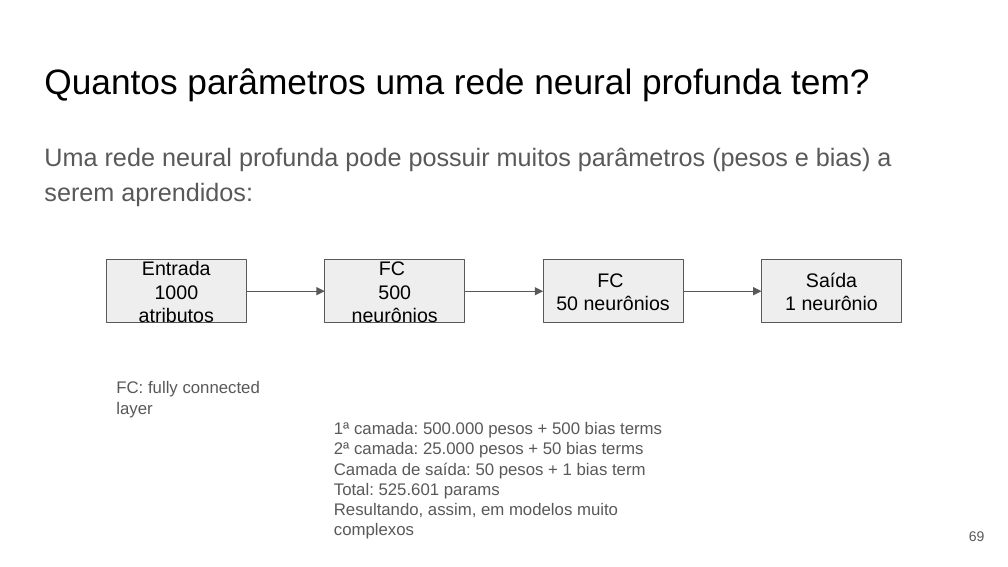
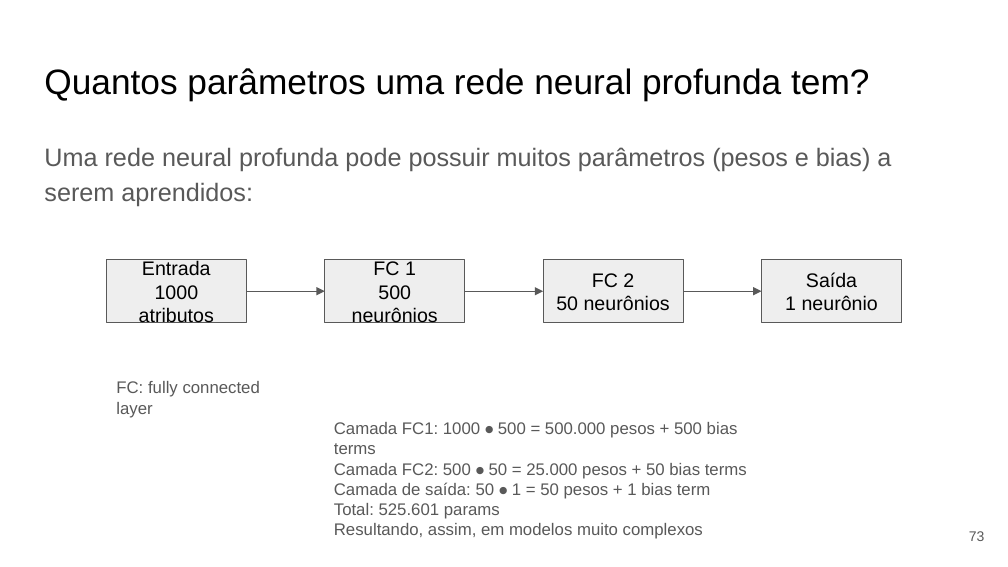
Before and after one commit to Redes-Neurais-2025-1/G5_DescidasGradiente_Fitting_Regularizacao, a slide deck: slide 73 of documentos/apresentacao.pptx (slide 69 before the commit). Drawn at 1008x567 pixels with LibreOffice and Linux fonts; fonts in the diff are those of the drawing. Boxes give left, top, right and bottom in pixels: in the first picture for what was removed or moved away, otherwise in the second. Text is boxed around its words. In the diff, an @@ line names an element or a change of style, - is before the commit and + after.

```diff
--- a/documentos/apresentacao.pptx
+++ b/documentos/apresentacao.pptx
@@ text in rectangle at [373, 261, 416, 275]: text changed @@
-FC
+FC 1
@@ text in rectangle at [592, 273, 634, 288]: text changed @@
-FC
+FC 2
@@ text at [334, 422, 747, 499]: text changed @@
-1ª camada: 500.000 pesos + 500 bias terms
-2ª camada: 25.000 pesos + 50 bias terms
-Camada de saída: 50 pesos + 1 bias term
+Camada FC1: 1000 ⦁ 500 = 500.000 pesos + 500 bias terms
+Camada FC2: 500 ⦁ 50 = 25.000 pesos + 50 bias terms
+Camada de saída: 50 ⦁ 1 = 50 pesos + 1 bias term
@@ page number at [969, 531, 985, 541]: text changed @@
-69
+73
```
Also in this commit, not shown: 23 other slides changed, 14 slides added, 4 slides removed, 1 other file.
